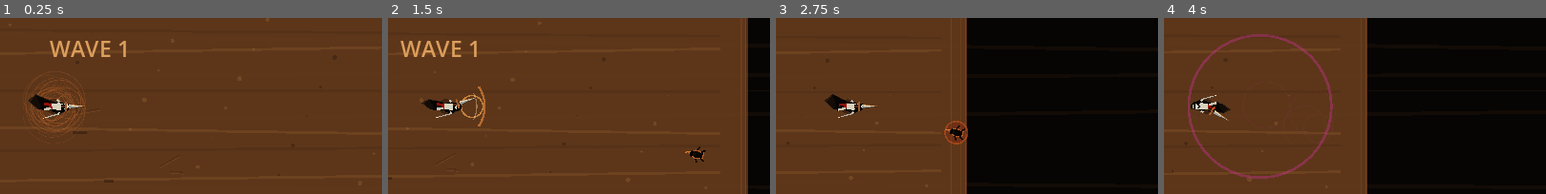
Above: before the commit, frames 1-4 (left to right).
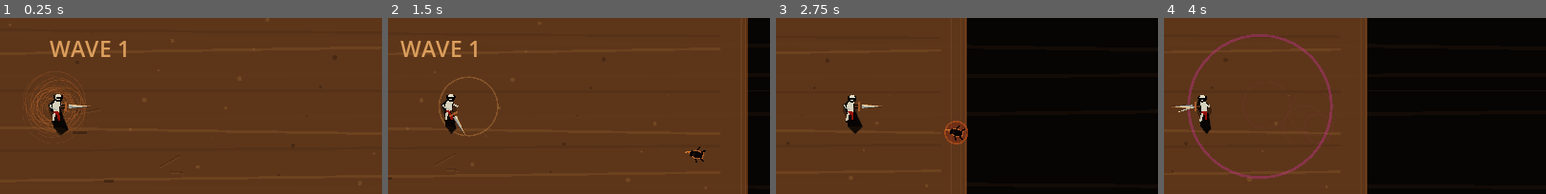
Above: after the commit, the same moments.

Repository: aimbotic/NeonHeist
Game: Godot game, scene res://scenes/Main.tscn
Same seed, same stepped clock (60 frames per second), same inputs: the game is played once before the commit and once after it.
Inputs (mouse positions are % of the whole screen's width and height, from its top left):
- Up to frame 1 (0.25 s): no input
- Up to frame 2 (1.5 s): tap Enter at 0.5 s; move the mouse to (72, 45) at 0.52 s; hold Right (ui_right) 0.53-1.25 s; hold J (attack) 0.53-1.25 s; click (72, 45) at 0.67 s; drag from (30, 55) to (45, 70) at 1.27 s
- Up to frame 3 (2.75 s): move the mouse to (60, 28) at 2.02 s; hold Right (ui_right) from 2.03 s (still down); hold J (attack) from 2.03 s (still down); tap Space (dash) at 2.1 s; click (60, 28) at 2.17 s
- Up to frame 4 (4 s): release Right (ui_right) at 2.75 s; release J (attack) at 2.75 s; drag from (45, 70) to (20, 35) at 2.77 s; move the mouse to (80, 65) at 3.52 s; hold Left (ui_left) from 3.53 s (still down); hold J (attack) from 3.53 s (still down); tap 2 (program_2) at 3.6 s; click (80, 65) at 3.67 s
The pictures show only the part of the screen within x 43-93%, y 25-75%; the shares and areas given below are measured in that part.

The runs differ from the first frame. In frame 1, 1.1% of the frame differs, in the area x 7-24%, y 43-68%; in frame 2, 1.7%, in the area x 8-29%, y 32-68%; in frame 3, 1.0%; in frame 4, 1.0%.

Commit message:
Improve player facing and blade swing

Diff:
--- a/scripts/player/player.gd
+++ b/scripts/player/player.gd
@@ -11,13 +11,13 @@
 var dash_speed := 1180.0
 var dash_duration := 0.13
 var dash_cooldown := 0.9
-var weapon_range := 96.0
-var weapon_arc := 1.18
+var weapon_range := 128.0
+var weapon_arc := 2.35
 var weapon_damage := 50.0
-var weapon_windup_time := 0.12
-var weapon_active_time := 0.14
-var weapon_recovery_time := 0.26
-var weapon_cooldown := 0.52
+var weapon_windup_time := 0.0
+var weapon_active_time := 0.09
+var weapon_recovery_time := 0.22
+var weapon_cooldown := 0.34
 var max_health := 100.0
 var health := 100.0
 var invulnerable := false
@@ -100,10 +100,11 @@
 	if _weapon_cooldown_remaining > 0.0:
 		return
 	_weapon_cooldown_remaining = weapon_cooldown
-	_weapon_windup_remaining = weapon_windup_time
-	_weapon_active_remaining = 0.0
+	_weapon_windup_remaining = 0.0
+	_weapon_active_remaining = weapon_active_time
 	_weapon_recovery_remaining = 0.0
 	_weapon_swing_direction = _dash_direction
+	weapon_slashed.emit(global_position, _weapon_swing_direction, weapon_range, weapon_arc, weapon_damage)
 	queue_redraw()
 
 func take_damage(amount: float) -> void:
@@ -119,49 +120,50 @@
 
 func _draw_character() -> void:
 	var facing: Vector2 = _dash_direction.normalized()
-	var side: Vector2 = facing.orthogonal()
+	var side: Vector2 = Vector2.RIGHT
 	var step: float = sin(_anim_time * 10.0) if _moving else sin(_anim_time * 2.0) * 0.18
 	var idle_bob: float = sin(_anim_time * 2.4) * 1.1 if not _moving else sin(_anim_time * 10.0) * 1.8
-	var origin: Vector2 = facing * idle_bob
+	var origin: Vector2 = Vector2(0.0, idle_bob)
 	var cape_sway: float = sin(_anim_time * 2.8) * 8.0 + sin(_anim_time * 5.1) * 2.5
 	var cape_lift: float = sin(_anim_time * 1.7) * 3.0
-	var head: Vector2 = origin + facing * 23.0
-	var chest: Vector2 = origin + facing * 7.0
-	var hips: Vector2 = origin - facing * 14.0
-	var left_foot: Vector2 = origin - facing * (34.0 + maxf(0.0, step) * 4.0) - side * (7.0 + step * 4.0)
-	var right_foot: Vector2 = origin - facing * (34.0 + maxf(0.0, -step) * 4.0) + side * (7.0 - step * 4.0)
-	var left_hand: Vector2 = origin + facing * 4.0 - side * 20.0
-	var right_hand: Vector2 = origin + facing * 1.0 + side * 17.0
+	var look: Vector2 = facing * 5.0
+	var head: Vector2 = origin + Vector2(0.0, -25.0) + look
+	var chest: Vector2 = origin + Vector2(0.0, -5.0)
+	var hips: Vector2 = origin + Vector2(0.0, 16.0)
+	var left_foot: Vector2 = origin + Vector2(-8.0 - step * 4.0, 38.0 + maxf(0.0, step) * 4.0)
+	var right_foot: Vector2 = origin + Vector2(8.0 - step * 4.0, 38.0 + maxf(0.0, -step) * 4.0)
+	var left_hand: Vector2 = origin + Vector2(-21.0, 0.0) + facing * 5.0
+	var right_hand: Vector2 = origin + Vector2(19.0, 1.0) + facing * 5.0
 
 	var cloak := PackedVector2Array([
-		head - side * 12.0,
-		chest - side * 21.0,
-		hips - side * 13.0,
-		hips + side * 8.0,
-		chest + side * 12.0,
-		head + side * 8.0,
+		head + Vector2(-12.0, 7.0),
+		chest + Vector2(-21.0, 0.0),
+		hips + Vector2(-13.0, 0.0),
+		hips + Vector2(8.0, 0.0),
+		chest + Vector2(12.0, 0.0),
+		head + Vector2(8.0, 7.0),
 	])
 	var tunic := PackedVector2Array([
-		head - side * 7.0 - facing * 5.0,
-		chest - side * 10.0,
-		hips - side * 6.0,
-		hips + side * 7.0,
-		chest + side * 9.0,
-		head + side * 6.0 - facing * 5.0,
+		head + Vector2(-7.0, 7.0),
+		chest + Vector2(-10.0, 0.0),
+		hips + Vector2(-6.0, 0.0),
+		hips + Vector2(7.0, 0.0),
+		chest + Vector2(9.0, 0.0),
+		head + Vector2(6.0, 7.0),
 	])
 	var red_sash := PackedVector2Array([
-		hips - side * 6.0 + facing * 3.0,
-		hips + side * 9.0 + facing * 1.0,
-		hips + side * 7.0 - facing * 7.0,
-		hips - side * 8.0 - facing * 5.0,
+		hips + Vector2(-8.0, -5.0),
+		hips + Vector2(9.0, -3.0),
+		hips + Vector2(7.0, 7.0),
+		hips + Vector2(-8.0, 5.0),
 	])
 	var cape := PackedVector2Array([
-		chest - side * 11.0,
-		chest + side * 8.0,
-		hips + side * (16.0 + cape_sway * 0.35) - facing * (10.0 + cape_lift),
-		hips + side * (24.0 + cape_sway) - facing * (39.0 + cape_lift),
-		hips + side * (9.0 + cape_sway * 0.45) - facing * 55.0,
-		hips - side * (8.0 - cape_sway * 0.15) - facing * 35.0,
+		chest + Vector2(-13.0, 0.0),
+		chest + Vector2(9.0, 0.0),
+		hips + Vector2(16.0 + cape_sway * 0.35, 11.0 + cape_lift),
+		hips + Vector2(24.0 + cape_sway, 42.0 + cape_lift),
+		hips + Vector2(9.0 + cape_sway * 0.45, 58.0),
+		hips + Vector2(-9.0 + cape_sway * 0.15, 38.0),
 	])
 	var cape_torn_edge := PackedVector2Array([
 		cape[3],
@@ -170,25 +172,25 @@
 		cape[5] + side * 7.0 + facing * 9.0,
 	])
 
-	draw_circle(origin - facing * 8.0, 20.0, Color(0.0, 0.0, 0.0, 0.35))
+	draw_circle(origin + Vector2(0.0, 10.0), 20.0, Color(0.0, 0.0, 0.0, 0.35))
 	draw_colored_polygon(cape, Color(0.018, 0.014, 0.012, 0.96))
 	draw_colored_polygon(cape_torn_edge, Color(0.09, 0.052, 0.028, 0.82))
 	draw_polyline(PackedVector2Array([cape[0], cape[1], cape[2], cape[3], cape[4], cape[5]]), Color(0.24, 0.15, 0.09, 0.82), 2.0)
 	draw_colored_polygon(cloak, Color(0.028, 0.023, 0.02, 0.98))
 	draw_polyline(PackedVector2Array([cloak[0], cloak[1], cloak[2], cloak[3], cloak[4], cloak[5], cloak[0]]), Color(0.26, 0.18, 0.12, 0.85), 2.0)
-	draw_line(chest - side * 15.0, left_hand, Color(0.82, 0.8, 0.72, 0.96), 5.0)
-	draw_line(chest + side * 12.0, right_hand, Color(0.82, 0.8, 0.72, 0.92), 5.0)
+	draw_line(chest + Vector2(-15.0, 0.0), left_hand, Color(0.82, 0.8, 0.72, 0.96), 5.0)
+	draw_line(chest + Vector2(12.0, 0.0), right_hand, Color(0.82, 0.8, 0.72, 0.92), 5.0)
 	draw_colored_polygon(tunic, Color(0.86, 0.84, 0.76, 0.98))
 	draw_colored_polygon(red_sash, Color(0.58, 0.07, 0.035, 0.96))
-	draw_line(hips - side * 5.0, left_foot, Color(0.82, 0.8, 0.72, 0.95), 6.0)
-	draw_line(hips + side * 5.0, right_foot, Color(0.58, 0.07, 0.035, 0.95), 6.0)
-	draw_line(left_foot - side * 3.0, left_foot + side * 6.0, Color(0.015, 0.012, 0.01, 1.0), 4.0)
-	draw_line(right_foot - side * 4.0, right_foot + side * 6.0, Color(0.015, 0.012, 0.01, 1.0), 4.0)
+	draw_line(hips + Vector2(-5.0, 0.0), left_foot, Color(0.82, 0.8, 0.72, 0.95), 6.0)
+	draw_line(hips + Vector2(5.0, 0.0), right_foot, Color(0.58, 0.07, 0.035, 0.95), 6.0)
+	draw_line(left_foot + Vector2(-3.0, 0.0), left_foot + Vector2(6.0, 0.0), Color(0.015, 0.012, 0.01, 1.0), 4.0)
+	draw_line(right_foot + Vector2(-4.0, 0.0), right_foot + Vector2(6.0, 0.0), Color(0.015, 0.012, 0.01, 1.0), 4.0)
 	draw_circle(head, 8.0, Color(0.9, 0.88, 0.8, 0.98))
-	draw_arc(head, 10.0, facing.angle() - PI * 0.25, facing.angle() + PI * 1.15, 14, Color(0.012, 0.01, 0.009, 0.98), 5.0)
-	draw_line(head - side * 8.0 + facing * 1.0, head + side * 8.0 + facing * 2.0, Color(0.0, 0.0, 0.0, 0.98), 5.0)
-	draw_line(left_hand, left_hand - facing * 30.0 - side * 8.0, Color(0.72, 0.73, 0.68, 0.94), 3.0)
-	draw_line(left_hand - facing * 30.0 - side * 8.0, left_hand - facing * 40.0 - side * 11.0, Color(0.94, 0.9, 0.74, 0.9), 2.0)
+	draw_arc(head, 10.0, -PI * 0.15, PI * 1.15, 14, Color(0.012, 0.01, 0.009, 0.98), 5.0)
+	draw_line(head + Vector2(-8.0, 2.0) + facing * 2.0, head + Vector2(8.0, 2.0) + facing * 2.0, Color(0.0, 0.0, 0.0, 0.98), 5.0)
+	draw_line(left_hand, left_hand + facing * 26.0 + Vector2(-8.0, 10.0), Color(0.72, 0.73, 0.68, 0.94), 3.0)
+	draw_line(left_hand + facing * 26.0 + Vector2(-8.0, 10.0), left_hand + facing * 34.0 + Vector2(-10.0, 14.0), Color(0.94, 0.9, 0.74, 0.9), 2.0)
 
 func _draw_blade() -> void:
 	var blade_direction := _get_blade_direction()
@@ -196,14 +198,32 @@
 	var grip_start := blade_direction * 12.0
 	var hilt_center := blade_direction * 24.0
 	var blade_base := blade_direction * 31.0
-	var blade_tip := blade_direction * 76.0
+	var blade_tip := blade_direction * 92.0
 
 	if _weapon_active_remaining > 0.0:
-		var sweep_progress := 1.0 - _weapon_active_remaining / weapon_active_time
-		var base_angle := _weapon_swing_direction.angle()
-		var trail_alpha := 0.75 * (1.0 - sweep_progress * 0.35)
-		draw_arc(Vector2.ZERO, weapon_range, base_angle - weapon_arc * 0.5, base_angle + weapon_arc * 0.5, 18, Color(0.86, 0.52, 0.22, trail_alpha), 6.0)
-		draw_arc(Vector2.ZERO, weapon_range * 0.78, base_angle - weapon_arc * 0.42, base_angle + weapon_arc * 0.42, 14, Color(0.95, 0.82, 0.58, trail_alpha * 0.62), 3.0)
+		var sweep_progress: float = 1.0 - _weapon_active_remaining / weapon_active_time
+		var base_angle: float = _weapon_swing_direction.angle()
+		var start_angle: float = base_angle - weapon_arc * 0.5
+		var end_angle: float = base_angle + weapon_arc * 0.5
+		var current_angle: float = lerpf(start_angle, end_angle, sweep_progress)
+		var trail_alpha: float = 0.92 * (1.0 - sweep_progress * 0.42)
+		var slash_direction: Vector2 = Vector2.RIGHT.rotated(current_angle)
+		var slash_side: Vector2 = slash_direction.orthogonal()
+		var flash_tip: Vector2 = slash_direction * weapon_range
+		var flash_base: Vector2 = slash_direction * 44.0
+		var crescent := PackedVector2Array([
+			flash_base - slash_side * 14.0,
+			flash_tip - slash_side * 10.0,
+			flash_tip + slash_direction * 10.0,
+			flash_tip + slash_side * 17.0,
+			flash_base + slash_side * 8.0,
+		])
+		draw_arc(Vector2.ZERO, weapon_range, start_angle, end_angle, 32, Color(0.92, 0.48, 0.18, trail_alpha), 12.0)
+		draw_arc(Vector2.ZERO, weapon_range * 0.82, start_angle + weapon_arc * 0.08, end_angle - weapon_arc * 0.08, 26, Color(0.98, 0.78, 0.42, trail_alpha * 0.72), 6.0)
+		draw_arc(Vector2.ZERO, weapon_range * 0.58, start_angle + weapon_arc * 0.18, end_angle - weapon_arc * 0.18, 18, Color(1.0, 0.94, 0.68, trail_alpha * 0.45), 3.0)
+		draw_colored_polygon(crescent, Color(1.0, 0.84, 0.48, trail_alpha * 0.24))
+		draw_line(Vector2.RIGHT.rotated(start_angle) * 52.0, Vector2.RIGHT.rotated(start_angle) * (weapon_range - 4.0), Color(0.96, 0.68, 0.34, trail_alpha * 0.38), 4.0)
+		draw_line(Vector2.RIGHT.rotated(end_angle) * 52.0, Vector2.RIGHT.rotated(end_angle) * (weapon_range - 4.0), Color(1.0, 0.9, 0.55, trail_alpha * 0.54), 5.0)
 
 	draw_line(grip_start, hilt_center, Color(0.035, 0.022, 0.018, 1.0), 9.0)
 	draw_line(grip_start, hilt_center, Color(0.32, 0.17, 0.08, 1.0), 5.0)
